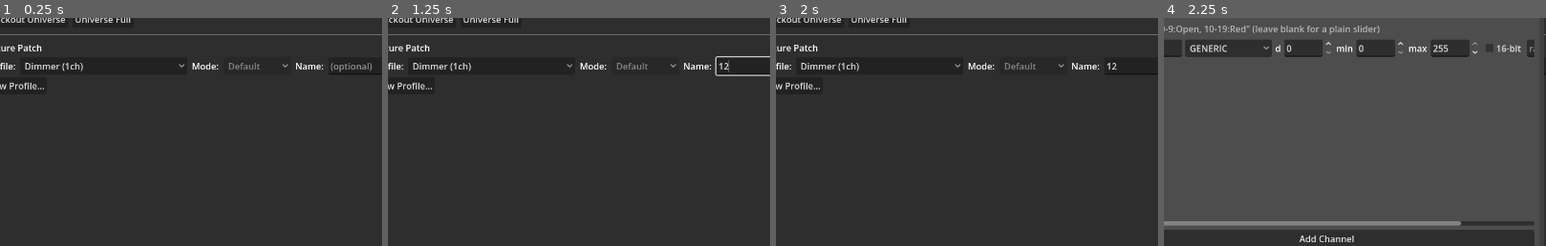
Above: before the commit, frames 1-4 (left to right).
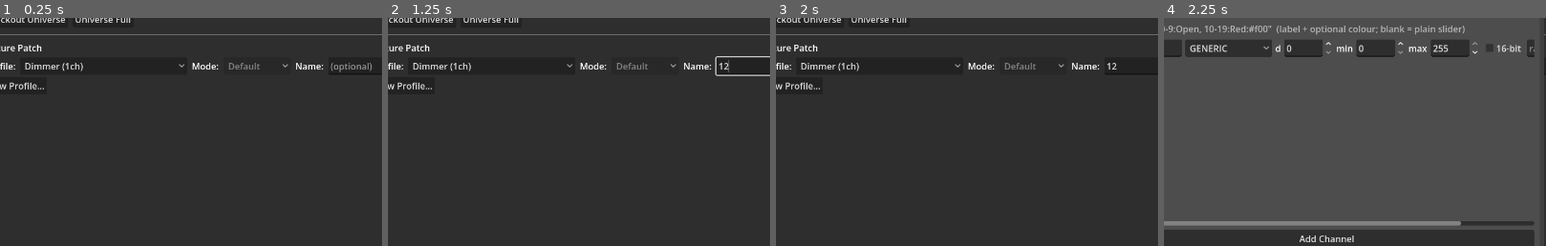
Above: after the commit, the same moments.

Repository: KonajuGames/slight-dmx-controller
Game: Godot game, scene res://main.tscn
Two runs of this game, one before a commit and one after it. Both use one fixed random seed, a clock stepped at 60 frames per second and the inputs below.
Inputs (mouse positions are % of the whole screen's width and height, from its top left):
- Up to frame 1 (0.25 s): no input
- Up to frame 2 (1.25 s): click (18, 74) at 0.52 s; type "12" at 0.6 s; click (75, 37) at 0.75 s; type "12" at 0.83 s
- Up to frame 3 (2 s): click "Apply Connection" at 1.25 s
- Up to frame 4 (2.25 s): click "New Profile..." at 2 s
The pictures show only the part of the screen within x 29-79%, y 27-77%; the shares and areas given below are measured in that part.

Frames 1-3 are identical in both runs. In frame 4, 0.8% of the frame differs, in the area x 21-79%, y 3-8%.

Commit message:
Add colour-wheel/gobo images in the dropdown.

Diff:
--- a/dmx_controller.gd
+++ b/dmx_controller.gd
@@ -422,19 +422,19 @@
 
 # ----------------------------------------------------- NEW PROFILE DIALOG --
 
-## Turn a "0-9:Open, 10-19:Red" text field into a ranges array.
+## Turn a "0-9:Open, 10-19:Red:#f00" text field into a ranges array.
+## Each entry is "lo-hi", optionally ":label", optionally ":colour"
+## (HTML hex or a named colour, drawn as a swatch in the dropdown).
 func _parse_ranges_text(text: String) -> Array:
 	var out: Array = []
 	for part in text.split(",", false):
 		var p: String = part.strip_edges()
 		if p == "":
 			continue
-		var span := p
-		var label := ""
-		var colon := p.find(":")
-		if colon != -1:
-			span = p.substr(0, colon).strip_edges()
-			label = p.substr(colon + 1).strip_edges()
+		var bits := p.split(":")
+		var span: String = bits[0].strip_edges()
+		var label := bits[1].strip_edges() if bits.size() > 1 else ""
+		var color := bits[2].strip_edges() if bits.size() > 2 else ""
 		var dash := span.find("-")
 		if dash == -1:
 			continue
@@ -442,6 +442,7 @@
 			"lo": int(span.substr(0, dash).strip_edges()),
 			"hi": int(span.substr(dash + 1).strip_edges()),
 			"label": label,
+			"color": color,
 		})
 	return out
 
@@ -450,17 +451,20 @@
 func _format_ranges(arr: Array) -> String:
 	var parts: Array = []
 	for r in arr:
+		var s := "%d-%d" % [int(r["lo"]), int(r["hi"])]
 		var lbl := String(r.get("label", ""))
-		if lbl == "":
-			parts.append("%d-%d" % [int(r["lo"]), int(r["hi"])])
-		else:
-			parts.append("%d-%d:%s" % [int(r["lo"]), int(r["hi"]), lbl])
-	var s := ""
+		var col := String(r.get("color", ""))
+		if lbl != "" or col != "":
+			s += ":" + lbl
+		if col != "":
+			s += ":" + col
+		parts.append(s)
+	var joined := ""
 	for i in range(parts.size()):
-		s += parts[i]
+		joined += parts[i]
 		if i < parts.size() - 1:
-			s += ", "
-	return s
+			joined += ", "
+	return joined
 
 
 ## Popup for defining a custom fixture profile: a name, one or more DMX
@@ -522,7 +526,7 @@
 	mode_row.add_child(del_mode_btn)
 	vbox.add_child(mode_row)
 
-	var hint := _label("Ranges: \"0-9:Open, 10-19:Red\" (leave blank for a plain slider)")
+	var hint := _label("Ranges: \"0-9:Open, 10-19:Red:#f00\"  (label + optional colour; blank = plain slider)")
 	hint.modulate = Color(1, 1, 1, 0.6)
 	vbox.add_child(hint)
 
--- a/fixture_profile.gd
+++ b/fixture_profile.gd
@@ -75,7 +75,12 @@
 		var label := String(r.get("label", ""))
 		if label == "":
 			label = "%d-%d" % [rlo, rhi]
-		ch["ranges"].append({"lo": rlo, "hi": rhi, "label": label})
+		# Optional swatch colour (HTML hex or named); the GUI also derives
+		# one from the label for colour-wheel slots when this is blank.
+		ch["ranges"].append({
+			"lo": rlo, "hi": rhi, "label": label,
+			"color": String(r.get("color", "")),
+		})
 
 	return ch
 
@@ -168,13 +173,13 @@
 
 static func _color_wheel_ranges() -> Array:
 	return [
-		{"lo": 0, "hi": 9, "label": "Open / white"},
-		{"lo": 10, "hi": 19, "label": "Red"},
-		{"lo": 20, "hi": 29, "label": "Orange"},
-		{"lo": 30, "hi": 39, "label": "Yellow"},
-		{"lo": 40, "hi": 49, "label": "Green"},
-		{"lo": 50, "hi": 59, "label": "Blue"},
-		{"lo": 60, "hi": 69, "label": "Magenta"},
+		{"lo": 0, "hi": 9, "label": "Open / white", "color": "#ffffff"},
+		{"lo": 10, "hi": 19, "label": "Red", "color": "#e01f1f"},
+		{"lo": 20, "hi": 29, "label": "Orange", "color": "#f07a10"},
+		{"lo": 30, "hi": 39, "label": "Yellow", "color": "#f2d011"},
+		{"lo": 40, "hi": 49, "label": "Green", "color": "#1fae3d"},
+		{"lo": 50, "hi": 59, "label": "Blue", "color": "#1f52e0"},
+		{"lo": 60, "hi": 69, "label": "Magenta", "color": "#d016b0"},
 	]
 
 
--- a/universe_panel.gd
+++ b/universe_panel.gd
@@ -76,6 +76,92 @@
 func set_status(text: String) -> void:
 	if status_label:
 		status_label.text = text
+
+
+# ---------------------------------------------------- SLOT ICONS --
+# Small textures drawn for colour-wheel / gobo dropdown items.
+
+const _ICON_SIZE := 22
+
+
+## The dropdown icon for one range slot, or null for a plain text item.
+func _slot_icon(role: String, r: Dictionary, index: int) -> Texture2D:
+	var explicit := String(r.get("color", ""))
+	if role == "GOBO":
+		var lbl := String(r["label"]).to_lower()
+		var is_open := "open" in lbl or "none" in lbl or "no gobo" in lbl
+		return _gobo_texture(index, is_open)
+	if role == "COLOR_WHEEL" or explicit != "":
+		return _swatch_texture(_slot_color(String(r["label"]), explicit))
+	return null
+
+
+## Resolve a swatch colour: an explicit HTML/named colour if given, else
+## guessed from the label's words (so "Deep Red", "Open / white" work).
+func _slot_color(label: String, explicit: String) -> Color:
+	if explicit != "":
+		return Color.from_string(explicit, Color(0.8, 0.8, 0.8))
+	var low := label.to_lower()
+	if "open" in low or "white" in low or "none" in low:
+		return Color(1, 1, 1)
+	if "uv" in low or "congo" in low:
+		return Color(0.35, 0.12, 0.72)
+	for w in low.replace("/", " ").replace("-", " ").split(" ", false):
+		var c := Color.from_string(w, Color.TRANSPARENT)
+		if c != Color.TRANSPARENT:
+			return c
+	return Color(0.8, 0.8, 0.8)
+
+
+func _swatch_texture(col: Color) -> Texture2D:
+	var s := _ICON_SIZE
+	var img := Image.create_empty(s, s, false, Image.FORMAT_RGBA8)
+	var border := Color(0.15, 0.15, 0.15)
+	for y in range(s):
+		for x in range(s):
+			var edge := x == 0 or y == 0 or x == s - 1 or y == s - 1
+			img.set_pixel(x, y, border if edge else col)
+	return ImageTexture.create_from_image(img)
+
+
+## A schematic gobo pattern, chosen by the slot's position in the list.
+func _gobo_texture(index: int, is_open: bool) -> Texture2D:
+	var s := _ICON_SIZE
+	var img := Image.create_empty(s, s, false, Image.FORMAT_RGBA8)
+	img.fill(Color(0, 0, 0, 0))
+	var c := (s - 1) / 2.0
+	var rad := c - 1.0
+	var lit := Color(0.95, 0.95, 0.95)
+	var pat := 0 if is_open else 1 + (index % 6)
+	var rng := RandomNumberGenerator.new()
+	rng.seed = index * 1013904223 + 1
+
+	for y in range(s):
+		for x in range(s):
+			var dx := x - c
+			var dy := y - c
+			var dist := sqrt(dx * dx + dy * dy)
+			if dist > rad:
+				continue
+			var on := dist >= rad - 1.6  # circle outline, always
+			if not on:
+				var ang := atan2(dy, dx)
+				match pat:
+					1:  # dots
+						on = int(roundi(dx / 4.0)) % 2 == 0 and int(roundi(dy / 4.0)) % 2 == 0
+					2:  # spokes
+						on = fmod(absf(ang), PI / 3.0) < 0.30
+					3:  # bars
+						on = int(floori(dy / 2.6)) % 2 == 0
+					4:  # concentric rings
+						on = int(roundi(dist / 3.0)) % 2 == 0
+					5:  # cross
+						on = absf(dx) < 1.6 or absf(dy) < 1.6
+					6:  # breakup
+						on = rng.randf() < 0.30
+			if on:
+				img.set_pixel(x, y, lit)
+	return ImageTexture.create_from_image(img)
 
 
 # ---------------------------------------------------------------- UI BUILD --
@@ -566,9 +652,16 @@
 	box.custom_minimum_size = Vector2(160, 0)
 	box.add_child(_centered_label(ch["name"]))
 
+	var role := String(ch["role"])
 	var opt := OptionButton.new()
-	for r in ranges:
-		opt.add_item("%s (%d-%d)" % [r["label"], int(r["lo"]), int(r["hi"])])
+	for ri in range(ranges.size()):
+		var r: Dictionary = ranges[ri]
+		var text := "%s (%d-%d)" % [r["label"], int(r["lo"]), int(r["hi"])]
+		var icon := _slot_icon(role, r, ri)
+		if icon:
+			opt.add_icon_item(icon, text)
+		else:
+			opt.add_item(text)
 	box.add_child(opt)
 
 	var slider := HSlider.new()
Not shown, changed: README.md
